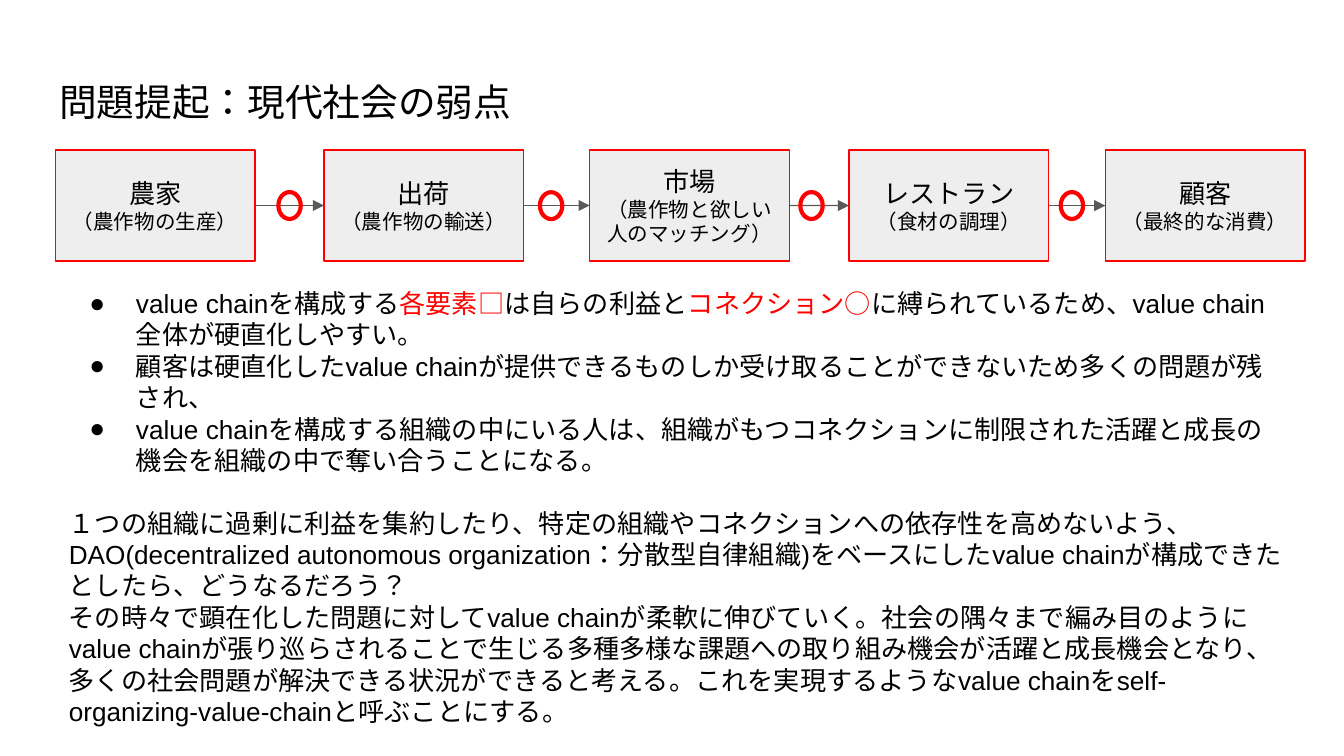
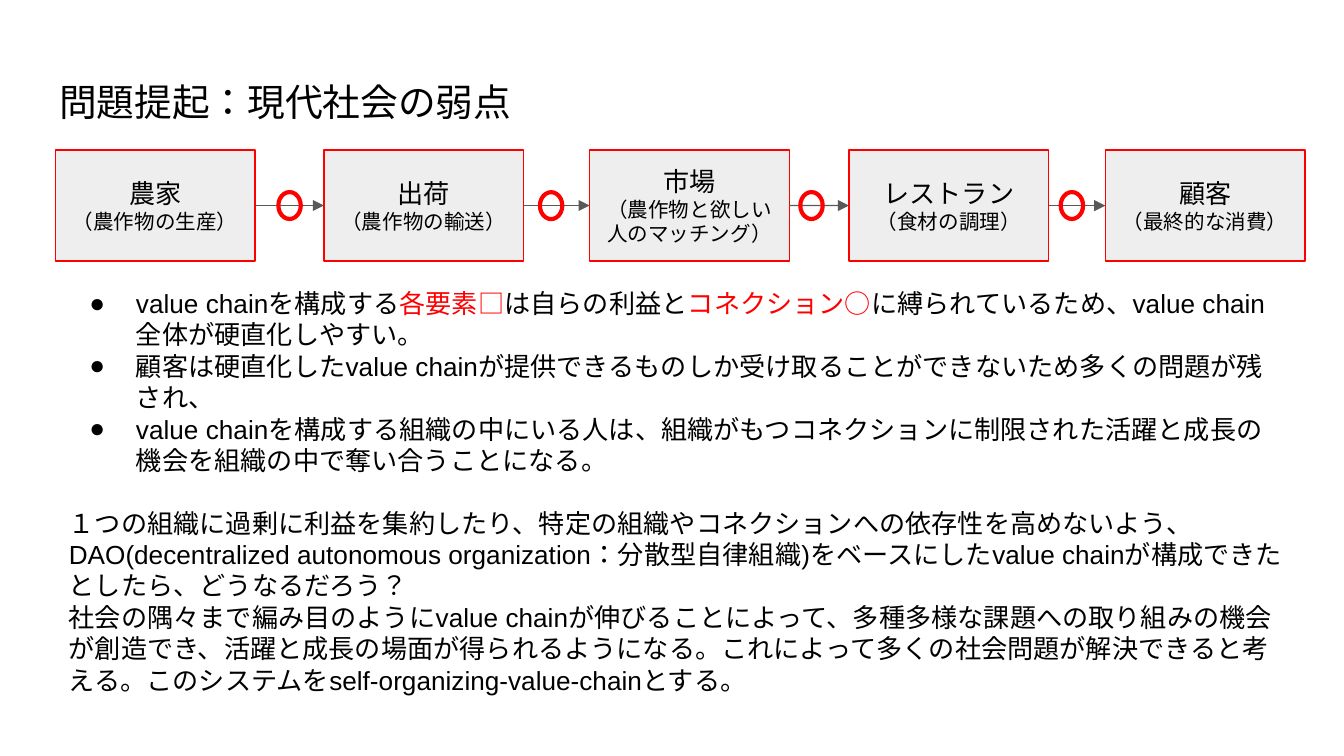
Before and after one commit to urashin/self-organized-value-chain, a slide deck: slide 3 of docs/base-idea/self-organizing-value-chain.pptx. Drawn at 1344x756 pixels with LibreOffice and Linux fonts; fonts in the diff are those of the drawing. Boxes give left, top, right and bottom in pixels: in the first picture for what was removed or moved away, otherwise in the second. Text is boxed around its words. In the diff, an @@ line names an element or a change of style, - is before the commit and + after.

```diff
--- a/docs/base-idea/self-organizing-value-chain.pptx
+++ b/docs/base-idea/self-organizing-value-chain.pptx
@@ text at [69,605,1272,696]: text changed @@
-その時々で顕在化した問題に対してvalue chainが柔軟に伸びていく。社会の隅々まで編み目のようにvalue chainが張り巡らされることで生じる多種多様な課題への取り組み機会が活躍と成長機会となり、多くの社会問題が解決できる状況ができると考える。これを実現するようなvalue chainをself-organizing-value-chainと呼ぶことにする。
+社会の隅々まで編み目のようにvalue chainが伸びることによって、多種多様な課題への取り組みの機会が創造でき、活躍と成長の場面が得られるようになる。これによって多くの社会問題が解決できると考える。このシステムをself-organizing-value-chainとする。
```
Also in this commit, not shown: 4 other slides changed, 6 slides added, 1 other file.
